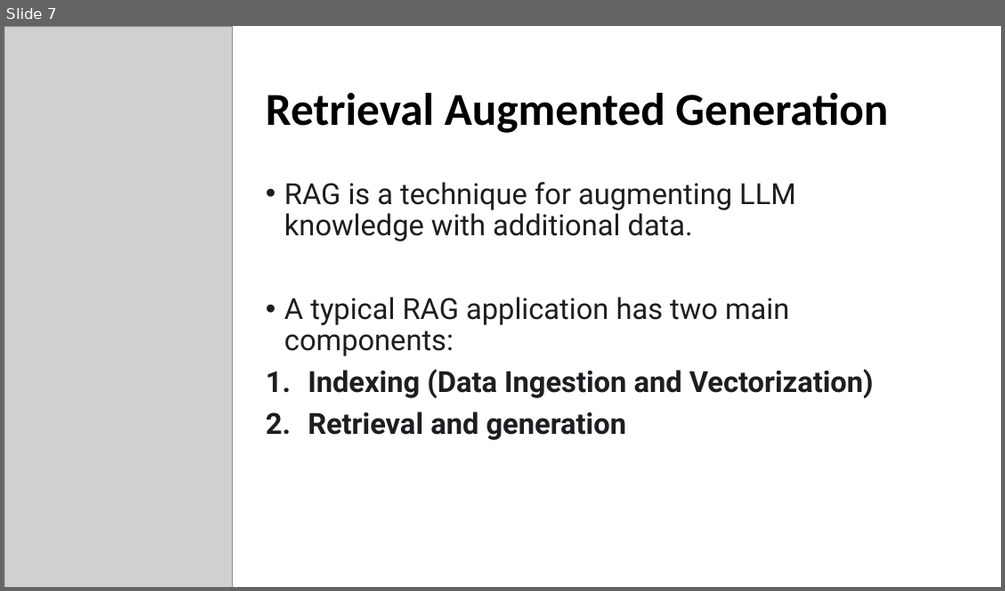
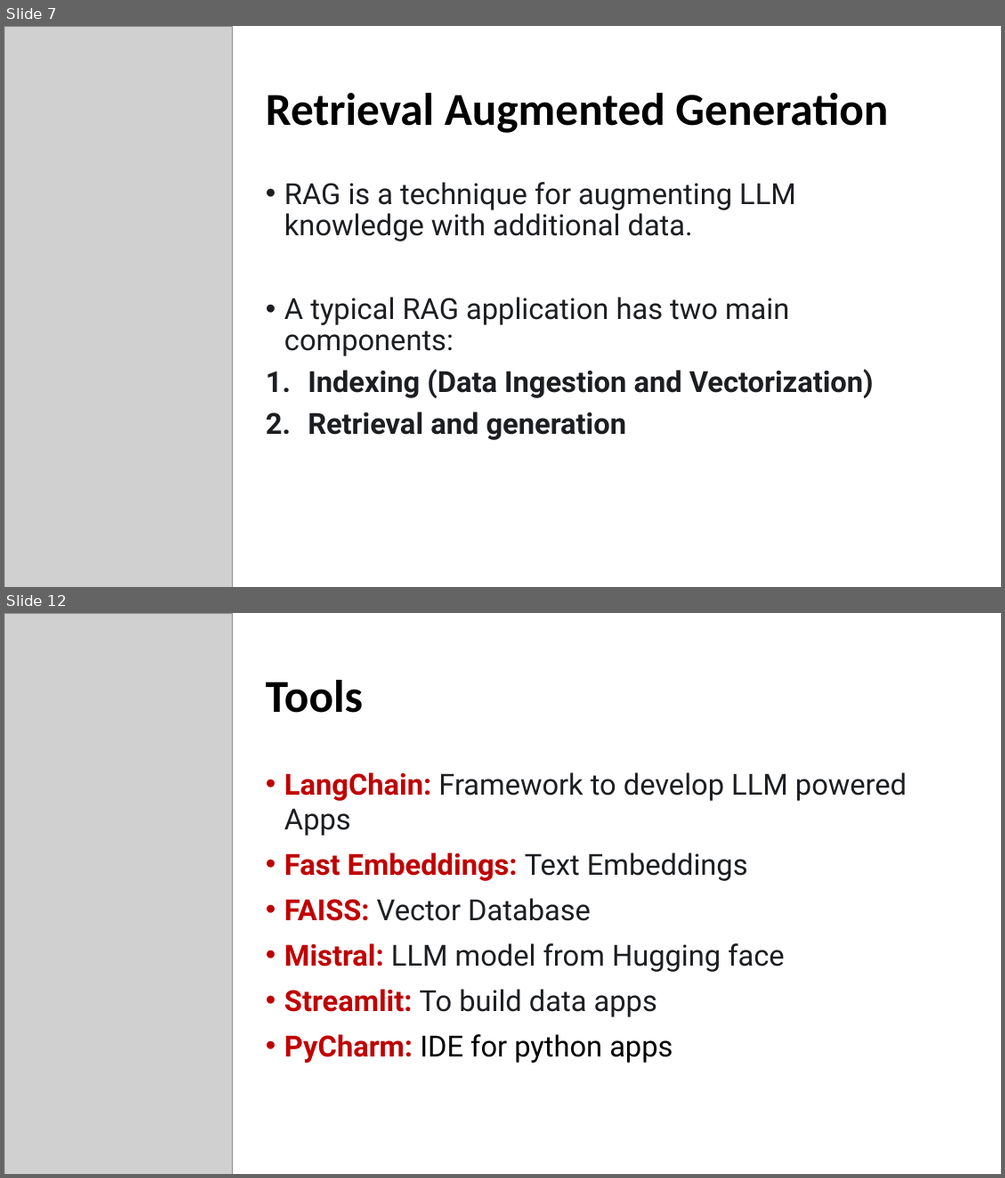
Before and after one commit to maryamfarooq13/FAQ-RAG-Application, a slide deck: Project Presentation.pptx. Shown one above the other, each under a label of ours: slide 7 before the commit, slides 7 and 12 after it; the slides between them are not shown. The pictures are 1005x591 and 1005x1178 pixels, drawn with LibreOffice and Linux fonts; fonts in the diff are those of the drawing; grey boxes stand for pictures. Boxes give left, top, right and bottom in pixels: in the first picture for what was removed or moved away, otherwise in the second. Text is boxed around its words. In the diff, an @@ line names an element or a change of style, - is before the commit and + after.

```diff
--- a/Project Presentation.pptx
+++ b/Project Presentation.pptx
@@ slide 12 added at bbox=[4, 613, 1001, 1174], background #FFFFFF @@
@@ picture added at bbox=[4, 613, 233, 1174] @@
@@ title added at bbox=[266, 680, 363, 713], 44 pt, text #000000, bold @@
+Tools
@@ text added at bbox=[284, 772, 906, 1062], 28 pt, text #1C1E21 @@
+• LangChain: Framework to develop LLM powered Apps
+• Fast Embeddings: Text Embeddings
+• FAISS: Vector Database
+• Mistral: LLM model from Hugging face
+• Streamlit: To build data apps
+• PyCharm: IDE for python apps
```
Also in this commit, not shown: 14 slides changed, 5 other slides added, 8 slides removed, 7 other files.
